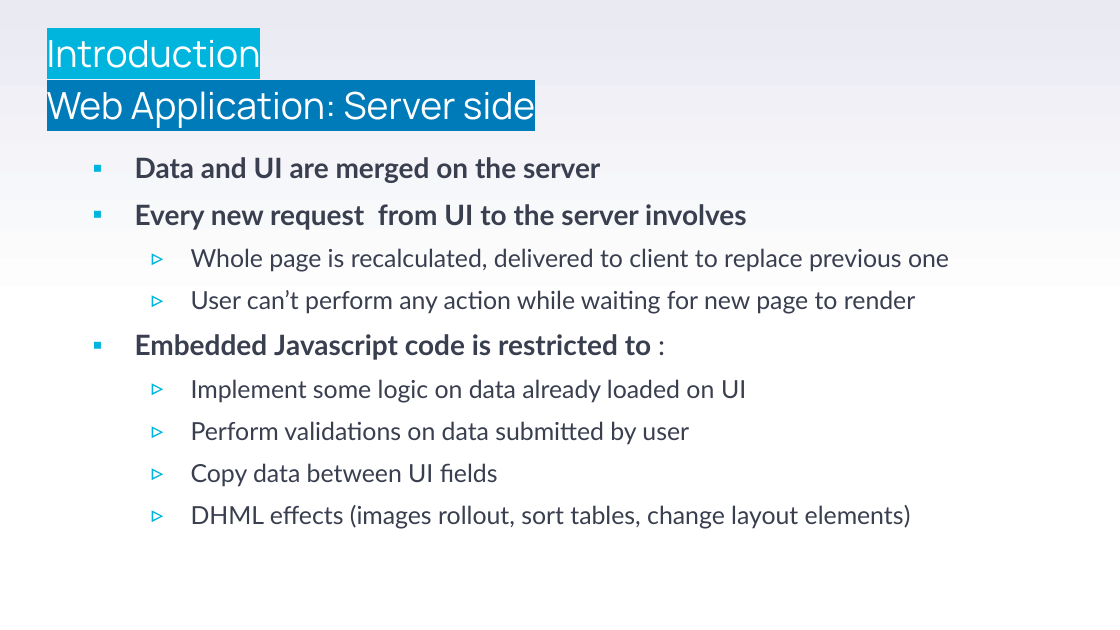
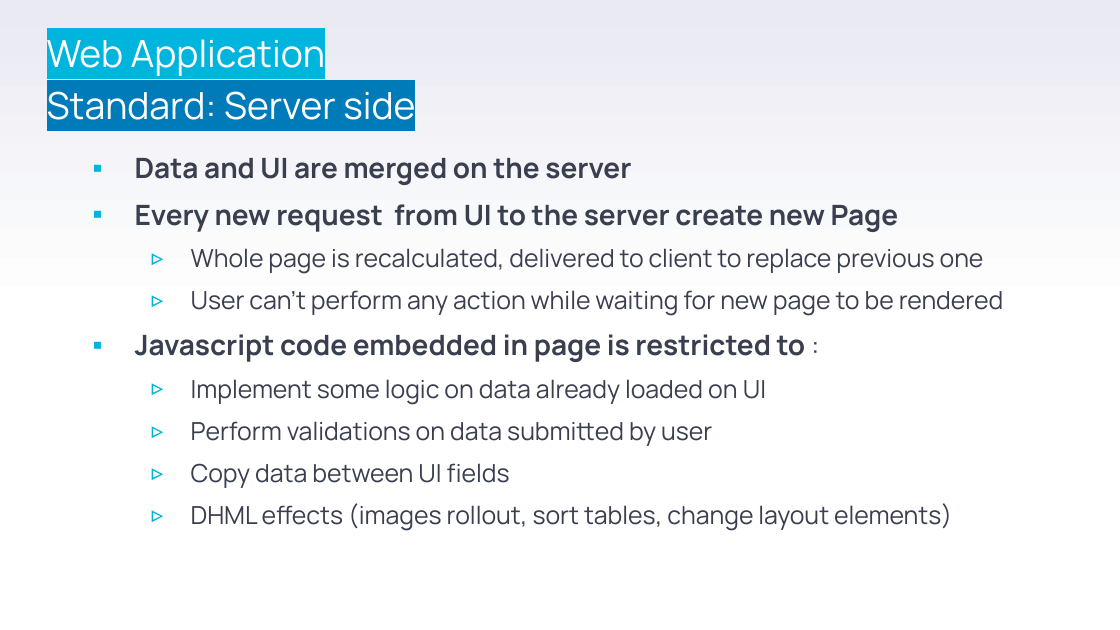
Before and after one commit to stefanofiorenza/KNITS, a slide deck: slide 10 of Programs/Trainings/01-FE/BasicJS/KNITS-Javascript.pptx (slide 9 before the commit). Drawn at 1120x630 pixels with LibreOffice and Linux fonts; fonts in the diff are those of the drawing; background and template pictures are left out. Boxes give left, top, right and bottom in pixels: in the first picture for what was removed or moved away, otherwise in the second. Text is boxed around its words. In the diff, an @@ line names an element or a change of style, - is before the commit and + after.

```diff
--- a/Programs/Trainings/01-FE/BasicJS/KNITS-Javascript.pptx
+++ b/Programs/Trainings/01-FE/BasicJS/KNITS-Javascript.pptx
@@ text at (47, 39, 415, 120): text changed @@
-Introduction
-Web Application: Server side
+Web Application
+Standard: Server side
@@ text at (135, 158, 984, 531): font Lato to Manrope in "Data and UI are merged on the ...", "Whole page is recalculated, delivered to client ...", "Implement some logic on data already loaded ...", "Perform validations on data submitted by user" and 2 more places @@
@@ text at (135, 204, 899, 232): text changed; font Lato to Manrope @@
-  ▪ Every new request from UI to the server involves
+  ▪ Every new request from UI to the server create new Page
@@ text at (135, 290, 1004, 362): text changed; font Lato to Manrope @@
-    ▹ User can’t perform any action while waiting for new page to render
-  ▪ Embedded Javascript code is restricted to :
+    ▹ User can’t perform any action while waiting for new page to be rendered
+  ▪ Javascript code embedded in page is restricted to :
```
Also in this commit, not shown: 7 other slides changed, 16 slides added, 16 slides removed, 2 other files.
